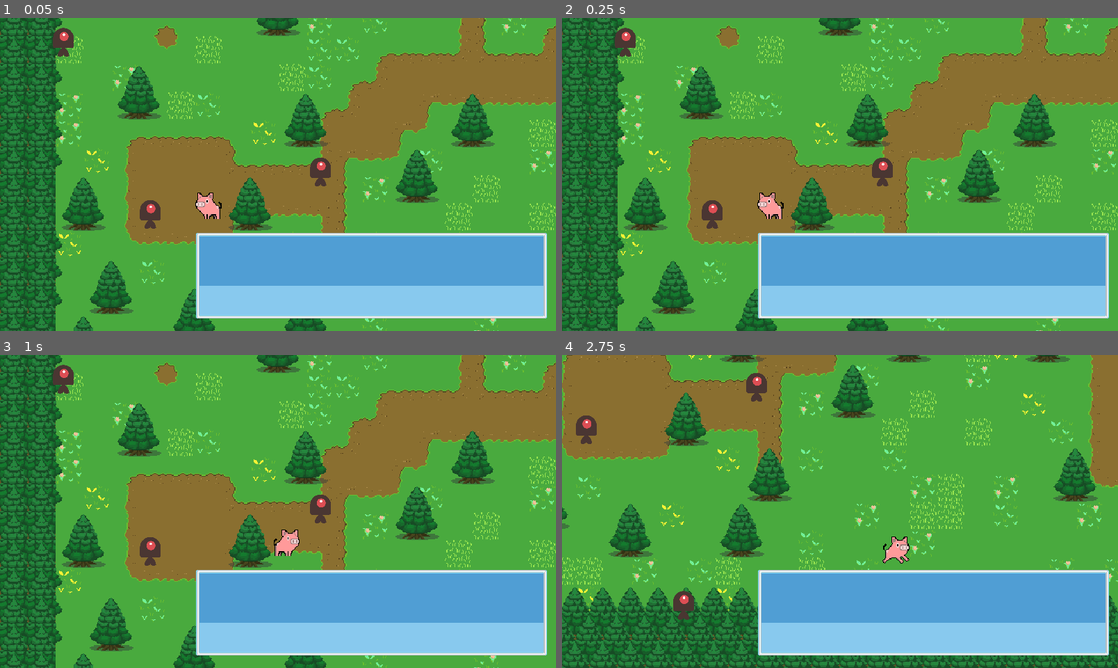
Above: before the commit, frames 1-4 (two rows, left to right).
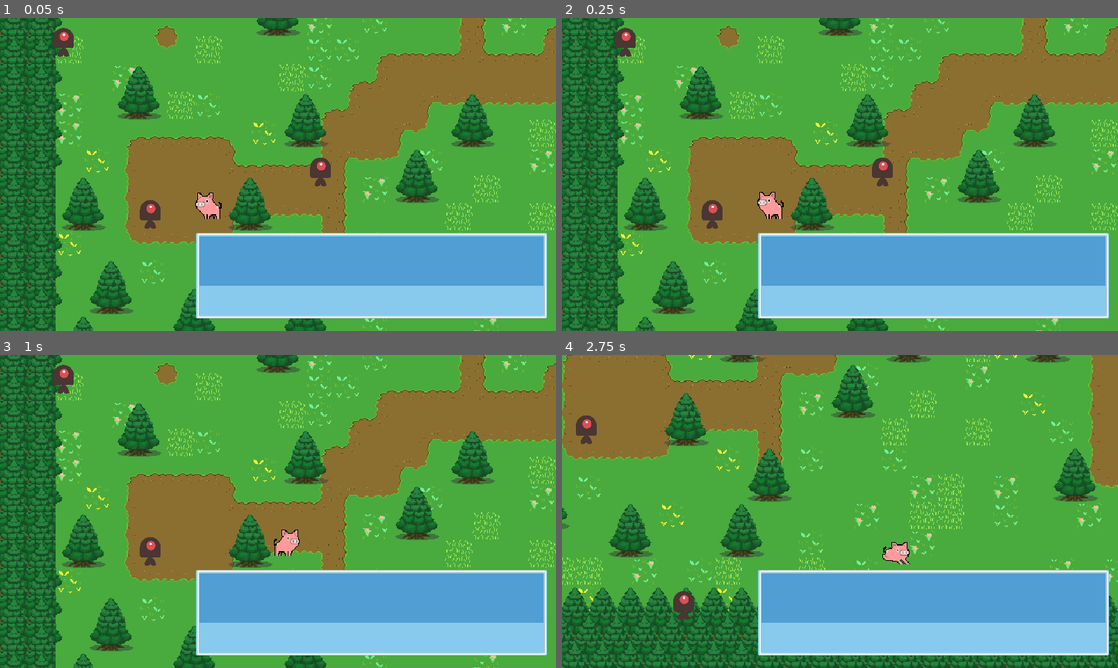
Above: after the commit, the same moments.

Repository: tedosuji/hotncold
Game: Godot game, scene res://src/Main.tscn
Two runs of this game, one before a commit and one after it. Both use one fixed random seed, a clock stepped at 60 frames per second and the inputs below.
Inputs:
- Up to frame 1 (0.05 s): no input
- Up to frame 2 (0.25 s): no input
- Up to frame 3 (1 s): tap Enter at 0.5 s; hold Right (move_right) from 0.53 s (still down); tap Z (dig) at 0.6 s
- Up to frame 4 (2.75 s): release Right (move_right) at 1.28 s; hold Down (move_down) 1.28-2.03 s; tap Z (dig) at 1.35, 2.1 s; hold Right (move_right) from 2.03 s (still down)

Frame 1 is identical in both runs. In frame 2, less than 0.1% of the frame differs, in the area x 35-40%, y 55-63%; in frame 3, 0.3%; in frame 4, 0.5%, in the area x 33-63%, y 5-67%.

Commit message:
fixed idle animation

Diff:
--- a/src/Main.gd
+++ b/src/Main.gd
@@ -61,6 +61,11 @@
 func _on_player_body_entered(body):
 	current_truffle = body
 	print("touching")
+	# Check if the "Z" key is pressed
+	#if Input.is_action_presseddd("dig"):
+	# Delete the sprite
+	current_truffle.queue_free()
+	print("deleting",body.name)
 
 
 func _on_player_body_exited(body):
--- a/src/Player.tscn
+++ b/src/Player.tscn
@@ -103,8 +103,7 @@
 
 [node name="AnimatedSprite2D" type="AnimatedSprite2D" parent="."]
 sprite_frames = SubResource("SpriteFrames_n2vrx")
-animation = &"walk"
-frame_progress = 0.371589
+animation = &"idle"
 metadata/_edit_group_ = true
 
 [node name="CollisionShape2D" type="CollisionShape2D" parent="."]
--- a/src/player.gd
+++ b/src/player.gd
@@ -27,7 +27,8 @@
 		velocity = velocity.normalized() * speed
 		$AnimatedSprite2D.play()
 	else:
-		$AnimatedSprite2D.stop()
+		$AnimatedSprite2D.animation = "idle"
+		$AnimatedSprite2D.play()
 
 	position += velocity * delta
 	position.x = clamp(position.x, 0, screen_size.x)
